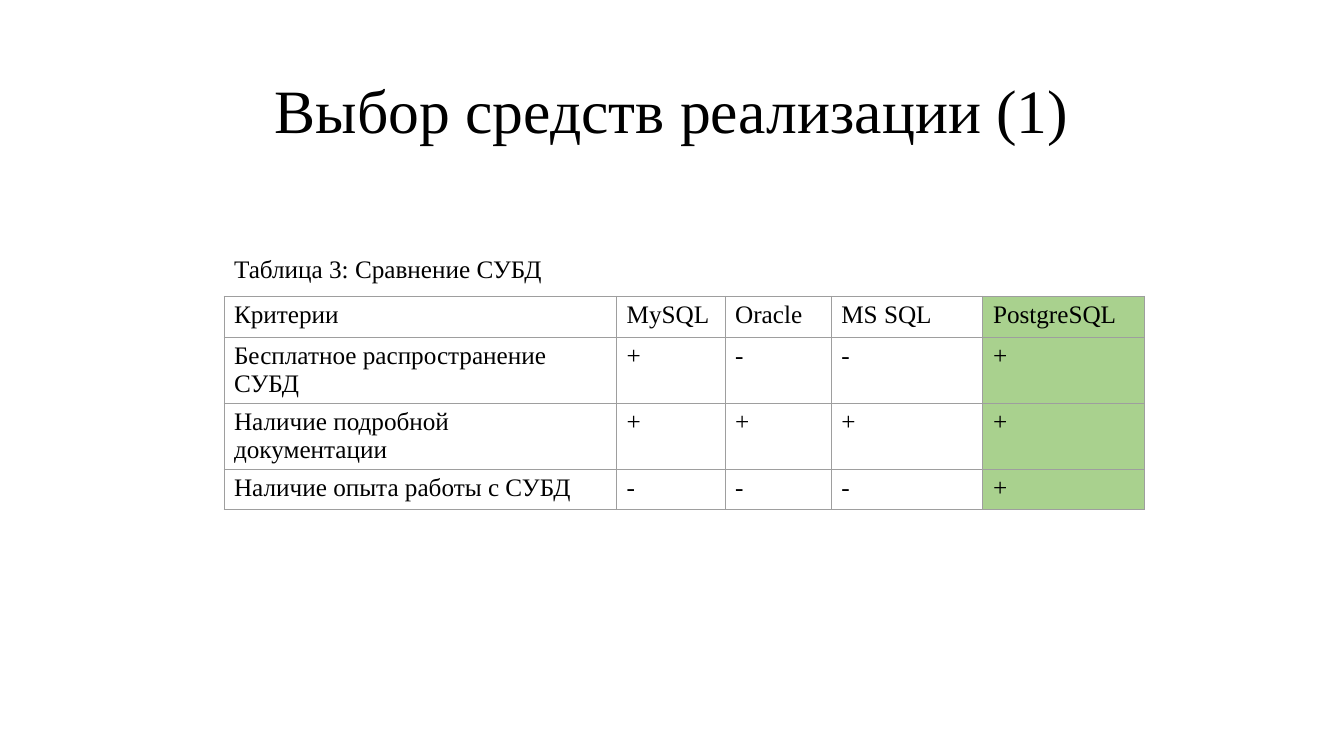
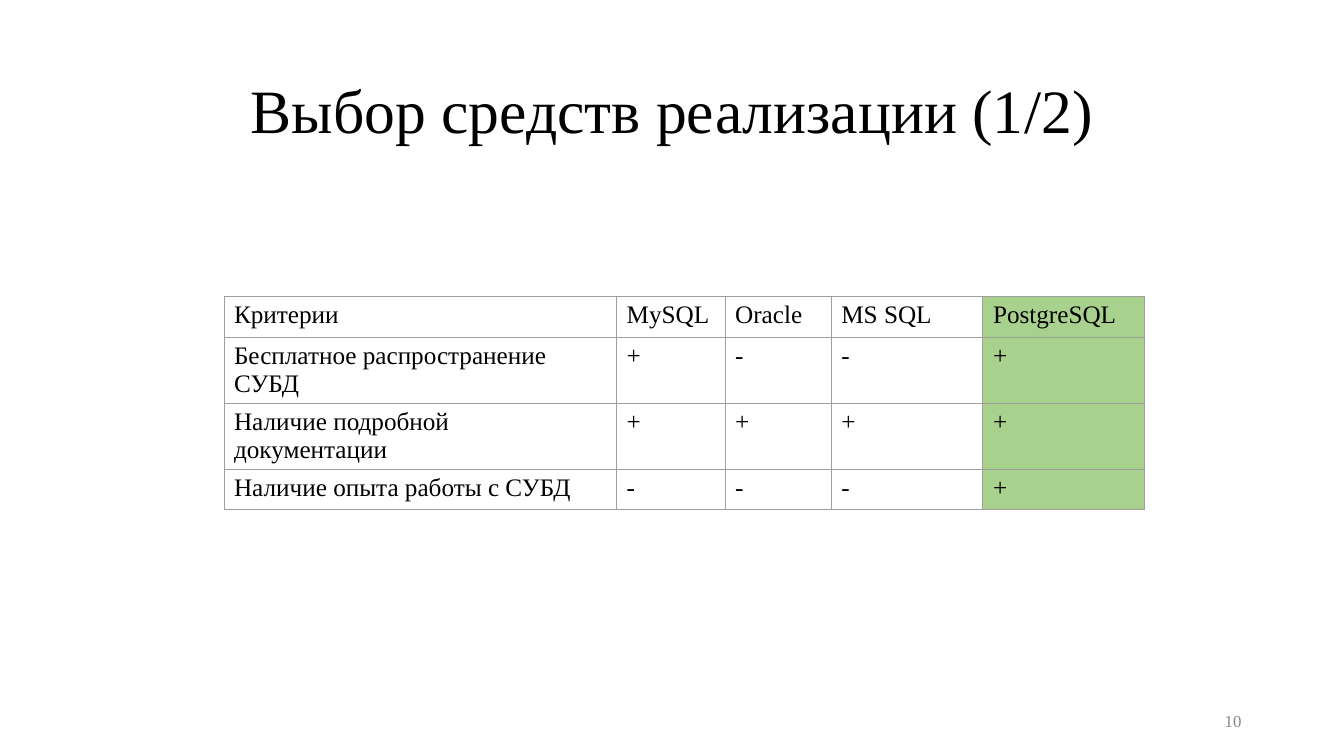
Before and after one commit to nikitalystsev/db_course, a slide deck: slide 10 of docs/presentation/pres.pptx. Drawn at 1344x756 pixels with LibreOffice and Linux fonts; fonts in the diff are those of the drawing. Boxes give left, top, right and bottom in pixels: in the first picture for what was removed or moved away, otherwise in the second. Text is boxed around its words. In the diff, an @@ line names an element or a change of style, - is before the commit and + after.

```diff
--- a/docs/presentation/pres.pptx
+++ b/docs/presentation/pres.pptx
@@ title at [251, 89, 1093, 144]: text changed @@
-Выбор средств реализации (1)
+Выбор средств реализации (1/2)
@@ text removed at [234, 260, 542, 284] @@
-Таблица 3: Сравнение СУБД
@@ page number added at [1225, 716, 1242, 727], 12 pt, text #888888 @@
+10
```
Also in this commit, not shown: 14 other slides changed, 53 other files.
